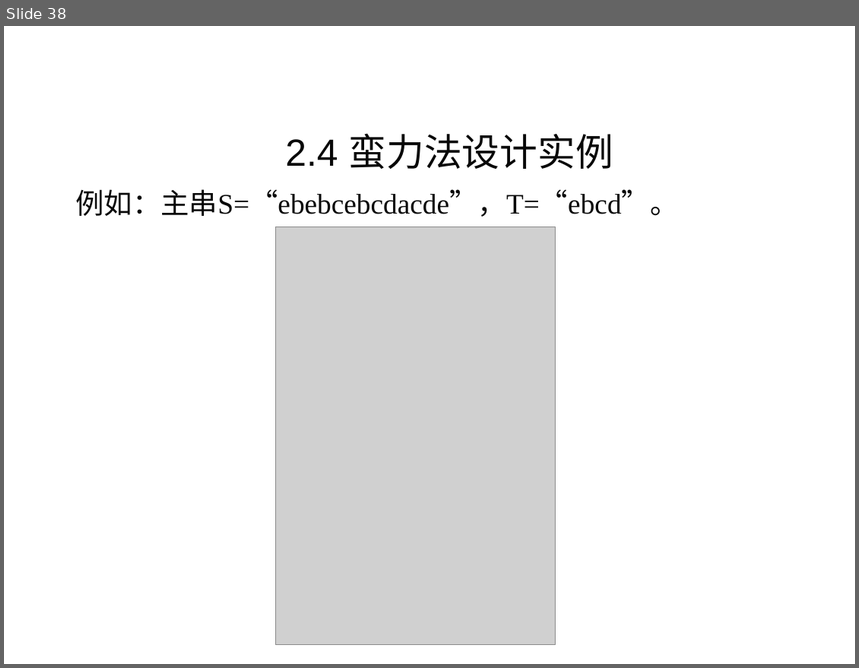
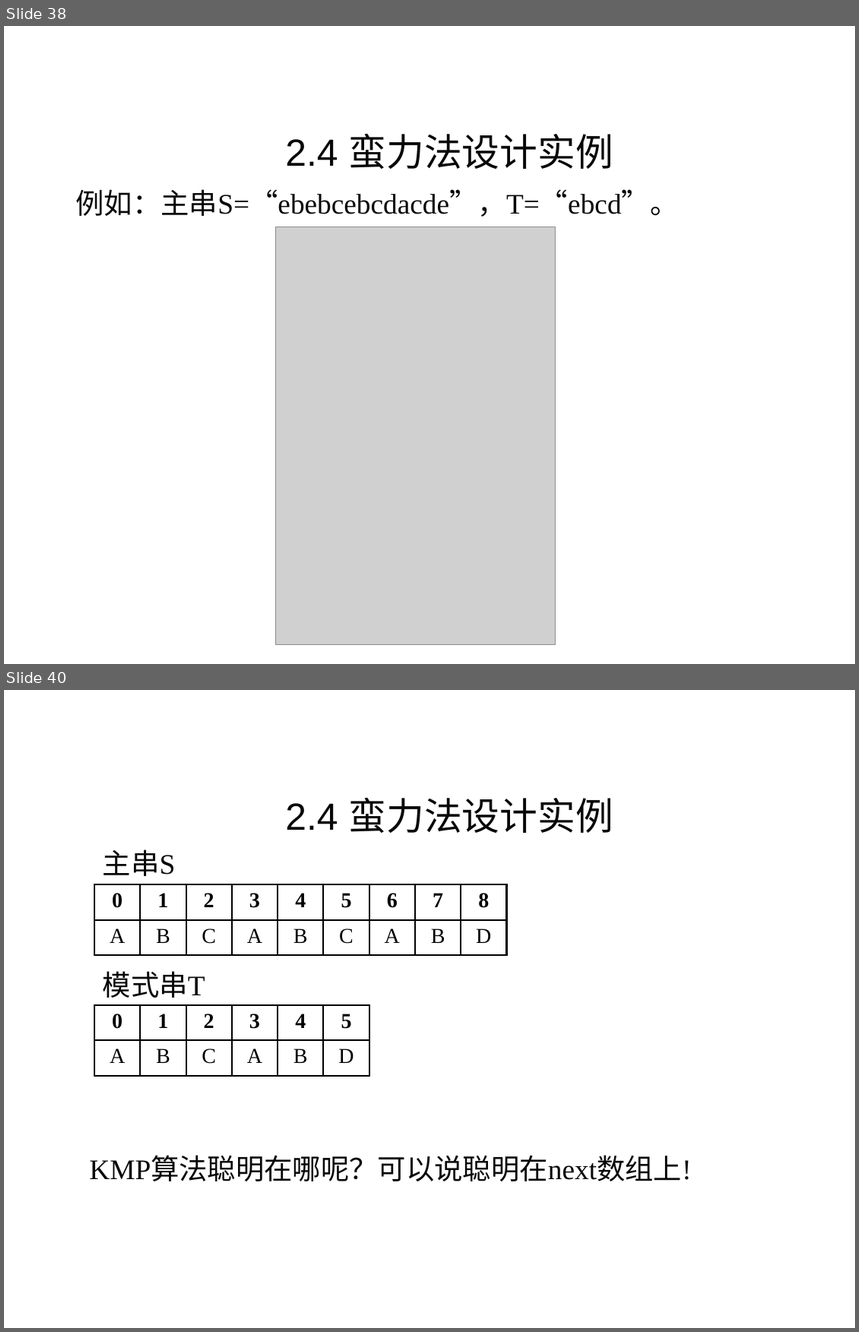
Before and after one commit to liutongling/DP, a slide deck: file/第2章 蛮力法.pptx. Shown one above the other, each under a label of ours: slide 38 before the commit, slides 38 and 40 after it; the slides between them are not shown. The pictures are 859x668 and 859x1332 pixels, drawn with LibreOffice and Linux fonts; fonts in the diff are those of the drawing; grey boxes stand for pictures; background and template pictures are left out. Boxes give left, top, right and bottom in pixels: in the first picture for what was removed or moved away, otherwise in the second. Text is boxed around its words. In the diff, an @@ line names an element or a change of style, - is before the commit and + after.

```diff
--- a/file/第2章 蛮力法.pptx
+++ b/file/第2章 蛮力法.pptx
@@ slide 40 added at <box>4,690,855,1328</box>, background #FFFFFF @@
@@ text added at <box>285,797,614,833</box>, 32 pt, text #080808 @@
+2.4 蛮力法设计实例
@@ text added at <box>103,850,175,876</box>, 24 pt, text #080808 @@
+主串S
@@ table added at <box>94,884,508,954</box>, 2 rows, 9 columns @@
+0 | 1 | 2 | 3 | 4 | 5 | 6 | 7 | 8
+A | B | C | A | B | C | A | B | D
@@ text added at <box>103,971,205,998</box>, 24 pt, text #080808 @@
+模式串T
@@ table added at <box>94,1005,370,1075</box>, 2 rows, 6 columns @@
+0 | 1 | 2 | 3 | 4 | 5
+A | B | C | A | B | D
@@ text added at <box>89,1157,691,1182</box>, 24 pt, text #080808 @@
+KMP算法聪明在哪呢？可以说聪明在next数组上!
```
Also in this commit, not shown: 1 slide changed.
